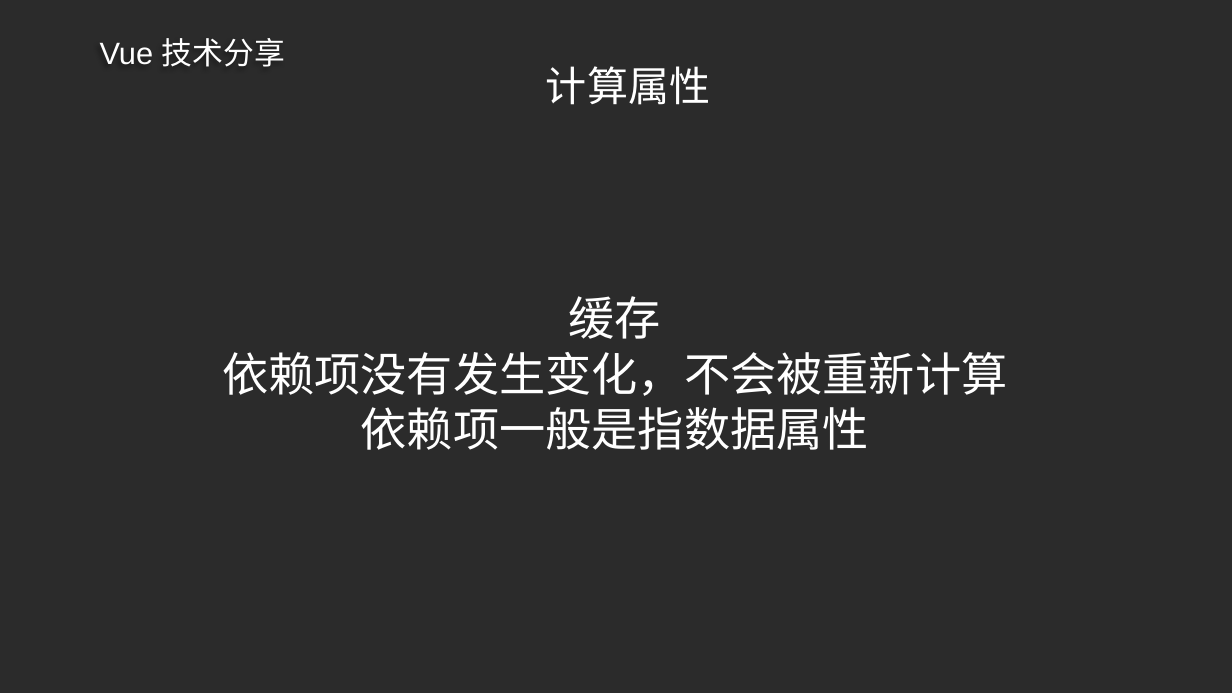
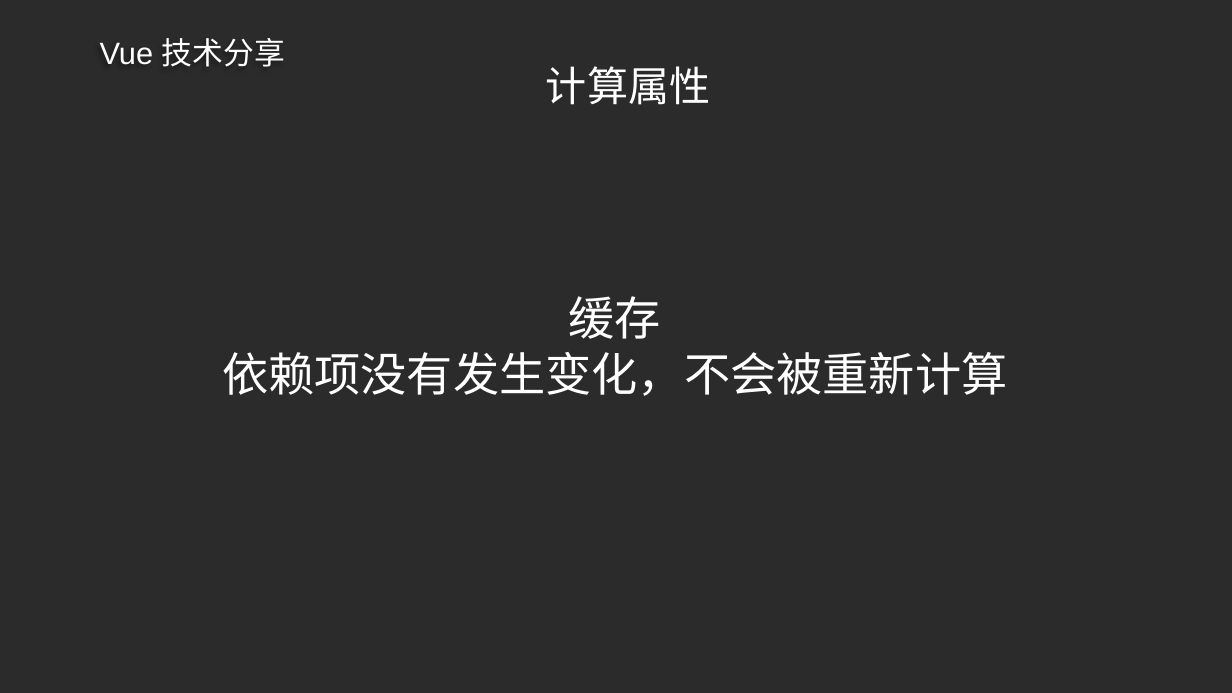
Before and after one commit to ldjdd/traing-library, a slide deck: slide 23 of vue/成稿.pptx. Drawn at 1232x693 pixels with LibreOffice and Linux fonts; fonts in the diff are those of the drawing; background and template pictures are left out; a plain dark background stands for a picture behind light text. Boxes give left, top, right and bottom in pixels: in the first picture for what was removed or moved away, otherwise in the second. Text is boxed around its words. In the diff, an @@ line names an element or a change of style, - is before the commit and + after.

Commit message:
计算属性教案资料准备

```diff
--- a/vue/成稿.pptx
+++ b/vue/成稿.pptx
@@ text at bbox=[361, 407, 869, 450]: paragraph removed @@
-依赖项一般是指数据属性
```
Also in this commit, not shown: 1 other slide changed, 2 other files.
